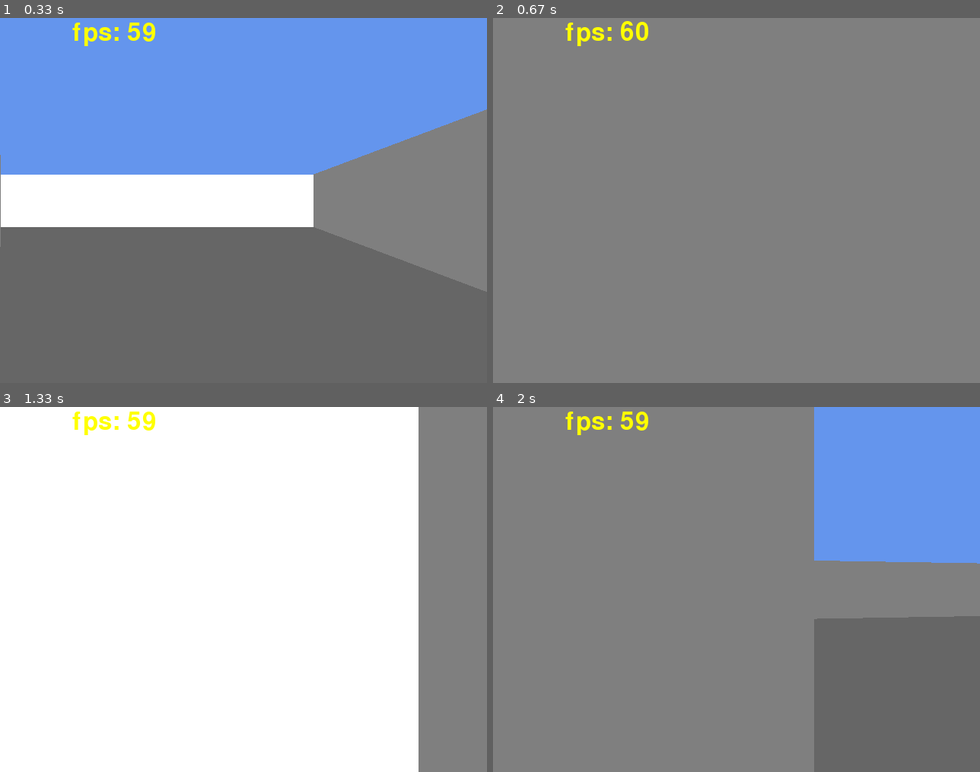
Above: before the commit, frames 1-4 (two rows, left to right).
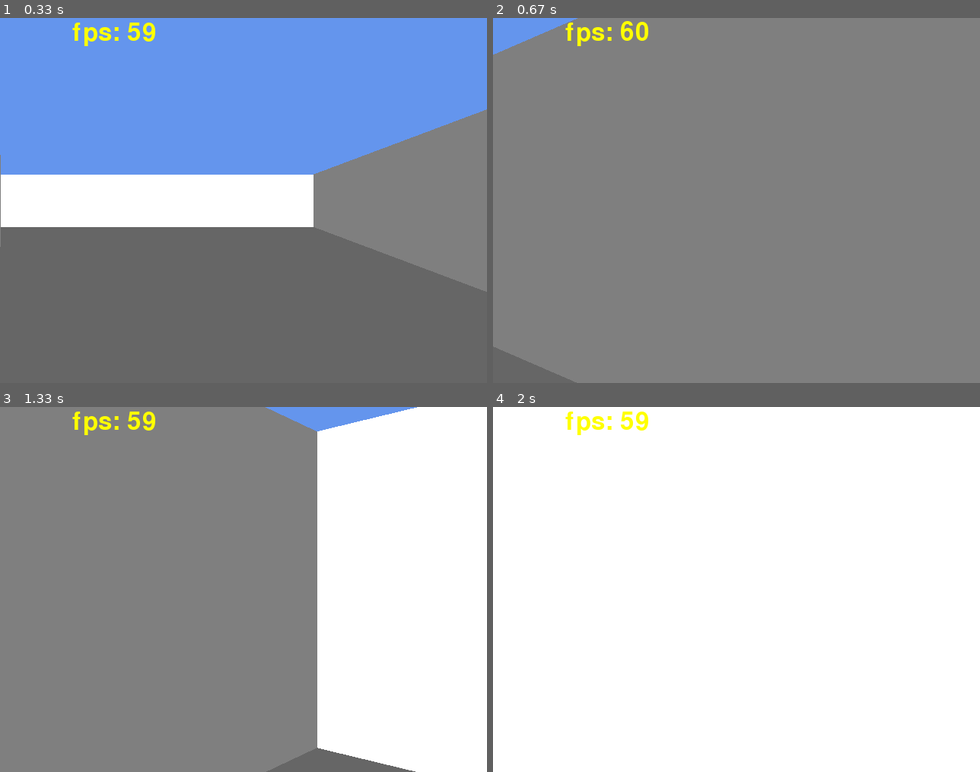
Above: after the commit, the same moments.

Repository: edwin-jones/pyrayder
Game: pygame game, started from raycast-test/raycast-test/raycast3D.py
Same seed, same stepped clock (60 frames per second), same inputs: the game is played once before the commit and once after it.
Inputs:
- Up to frame 1 (0.33 s): no input
- Up to frame 2 (0.67 s): hold D from 0.33 s (still down); hold Right from 0.33 s (still down)
- Up to frame 3 (1.33 s): release D at 0.8 s; release Right at 0.8 s; hold Right 0.83-1.3 s; hold D 0.83-1.3 s
- Up to frame 4 (2 s): hold Up 1.33-1.63 s; hold Right from 1.67 s (still down); hold D from 1.67 s (still down)

Frame 1 is identical in both runs. In frame 2, 1.8% of the frame differs, in the area x 0-18%, y 0-100%; in frame 3, 80%; in frame 4, 100%, in the area x 0-100%, y 0-100%.

Commit message:
simplified rotation logic as now I understand how a rotation matrix works in 2D.
the vector c is the sum of vectors a & b.

the rotation of the sum of 2 vectors (a, b) == the rotation of a + the rotation of b == the rotation of c.

Therefor the rotation of vector n ==

the rotation if n's components (x, y) added together

or rot(x) + rot(y) = rot(n)

Note, it is easy to rotation a vector with one axis that is 0, because we can translate it to the circle origin in a unit circle (0 degrees, radius 1)
and calculate the rotation (Y/opposite = sine(angle), X/adjacent = cosine(angle))
remember, SOH CAH TOA: Sine = opp/hyp. Cosine = adj/hyp. Hypotenuse/longest side of this triangle in a unit circle is 1 because the radius is 1.

Diff:
--- a/raycast-test/raycast-test/game.py
+++ b/raycast-test/raycast-test/game.py
@@ -37,8 +37,8 @@
     SCREEN_WIDTH = 640
     SCREEN_HEIGHT = 480
 
-    ROTATION_SPEED = math.pi / 48 #rotation speed is defined as squares per second.
-    MOVE_SPEED = 0.05 #move speed is defined as squares per second.
+    ROTATION_SPEED = 2.5 #rotation speed is defined degrees per frame
+    MOVE_SPEED = 0.05 #move speed is defined as squares per frame.
 
 
     SCREEN_SIZE = (SCREEN_WIDTH, SCREEN_HEIGHT)
@@ -85,29 +85,21 @@
 
         #strafe left and right
         if pressed[pygame.K_a]:
-            sideDirection = player.direction.rotate(90)
-            player.position += sideDirection * self.MOVE_SPEED
+            player.position -= player.camera_plane * self.MOVE_SPEED
 
         if  pressed[pygame.K_d]:
-            sideDirection = player.direction.rotate(90)
-            player.position -= sideDirection * self.MOVE_SPEED
+            player.position += player.camera_plane * self.MOVE_SPEED
 
 		#rotate left and right
         if  pressed[pygame.K_LEFT]:
             #both camera direction and camera plane must be rotated
-
-            old_dir_x = player.direction.x
-            player.direction.x = player.direction.x * math.cos(self.ROTATION_SPEED) - player.direction.y * math.sin(self.ROTATION_SPEED)
-            player.direction.y = old_dir_x * math.sin(self.ROTATION_SPEED) + player.direction.y * math.cos(self.ROTATION_SPEED)
-
-            old_plane_x = player.camera_plane.x
-            player.camera_plane.x = player.camera_plane.x * math.cos(self.ROTATION_SPEED) - player.camera_plane.y * math.sin(self.ROTATION_SPEED)
-            player.camera_plane.y = old_plane_x * math.sin(self.ROTATION_SPEED) + player.camera_plane.y * math.cos(self.ROTATION_SPEED)
+            player.direction = player.direction.rotate(self.ROTATION_SPEED)
+            player.camera_plane = player.camera_plane.rotate(self.ROTATION_SPEED)
 
         if pressed[pygame.K_RIGHT]:
             #both camera direction and camera plane must be rotated
-            player.direction = player.direction.rotate(-self.ROTATION_SPEED * self.ONE_RADIAN_IN_DEGREES)
-            player.camera_plane = player.camera_plane.rotate(-self.ROTATION_SPEED * self.ONE_RADIAN_IN_DEGREES)
+            player.direction = player.direction.rotate(-self.ROTATION_SPEED)
+            player.camera_plane = player.camera_plane.rotate(-self.ROTATION_SPEED)
 
 
     def simulate(self, player):
